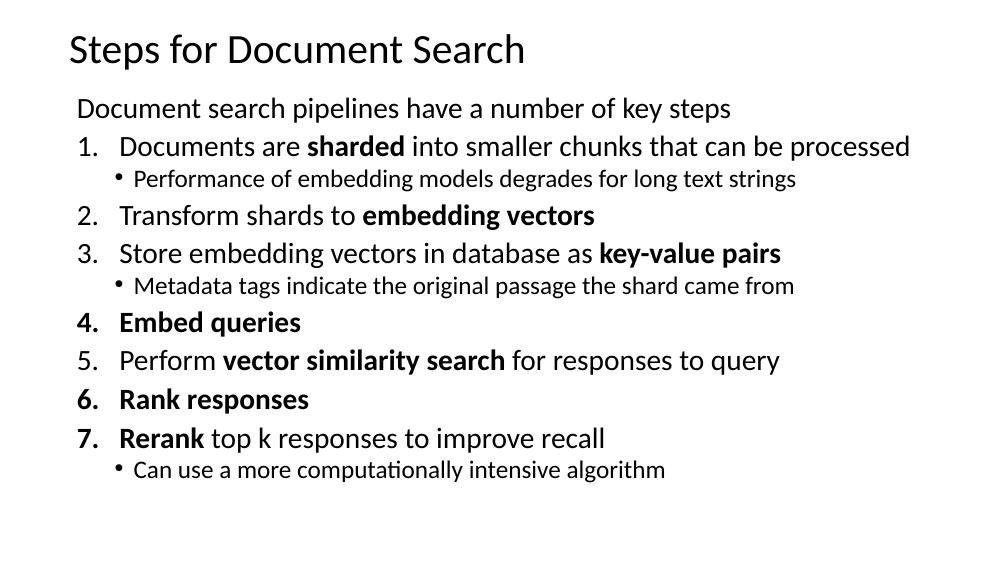
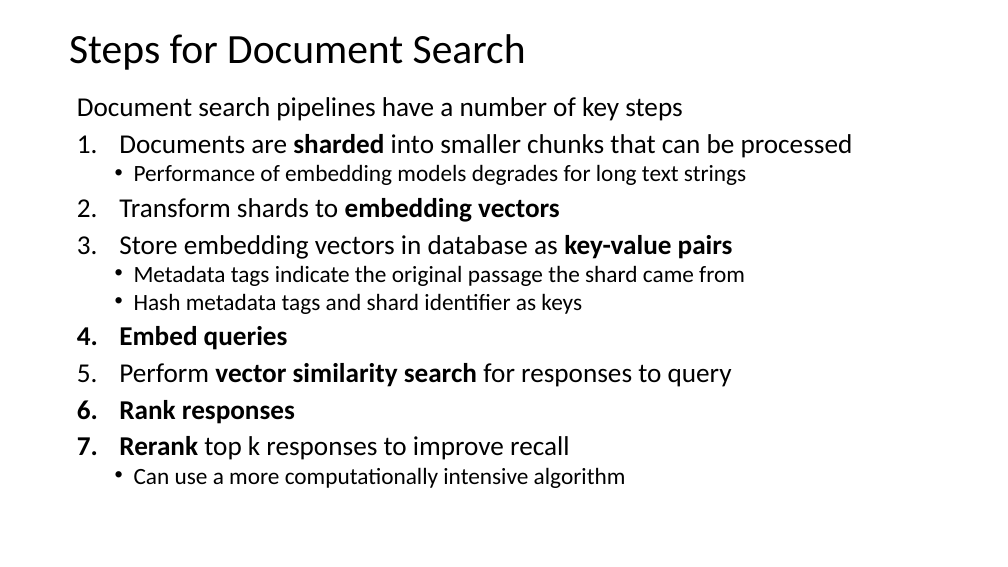
Before and after one commit to StephenElston/CSCI-E-108, a slide deck: slide 10 of slides/10_InformationRetrievalSearch.pptx. Drawn at 1008x567 pixels with LibreOffice and Linux fonts; fonts in the diff are those of the drawing. Boxes give left, top, right and bottom in pixels: in the first picture for what was removed or moved away, otherwise in the second. Text is boxed around its words. In the diff, an @@ line names an element or a change of style, - is before the commit and + after.

```diff
--- a/slides/10_InformationRetrievalSearch.pptx
+++ b/slides/10_InformationRetrievalSearch.pptx
@@ text at (77, 97, 853, 488): size 28 to 25.9 pt in "Document search pipelines have a number of ...", "Documents are sharded into smaller chunks that ...", "Transform shards to embedding vectors", "Store embedding vectors in database as key-value ..." and 4 more places; size 24 to 22.2 pt in "Performance of embedding models degrades for long ...", "Metadata tags indicate the original passage the ...", "Can use a more computationally intensive algorithm" @@
@@ text at (134, 293, 582, 314): paragraph added @@
+  • Hash metadata tags and shard identifier as keys
```
Also in this commit, not shown: 7 other slides changed.
